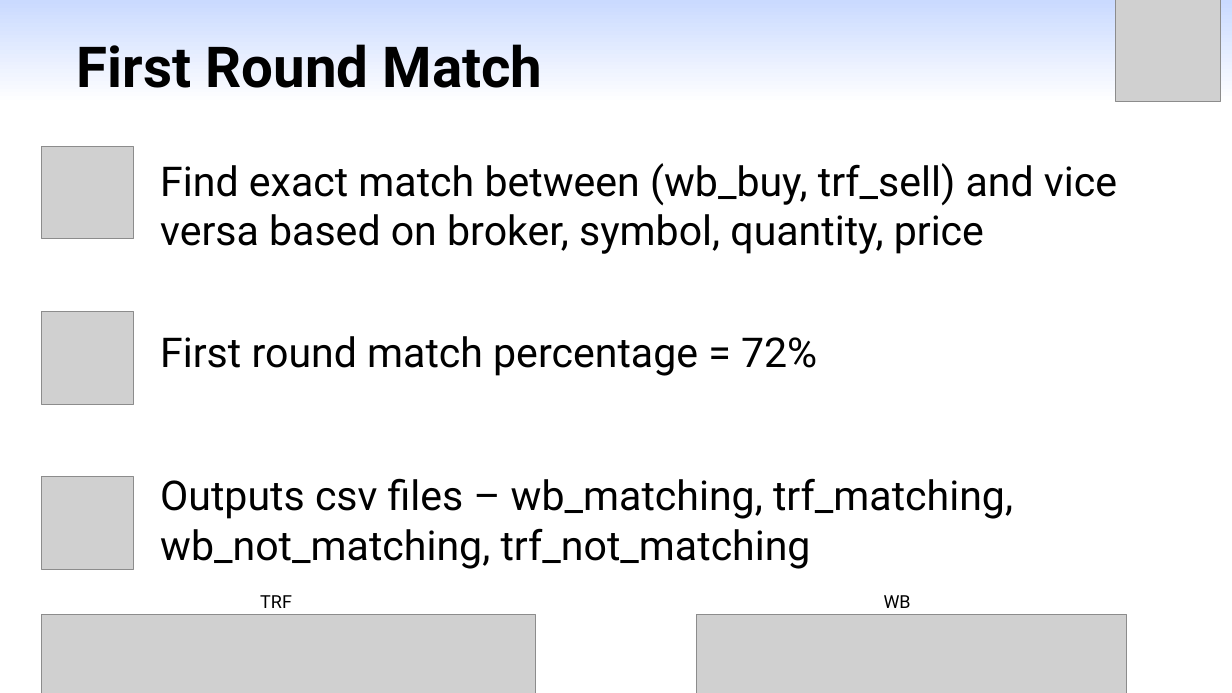
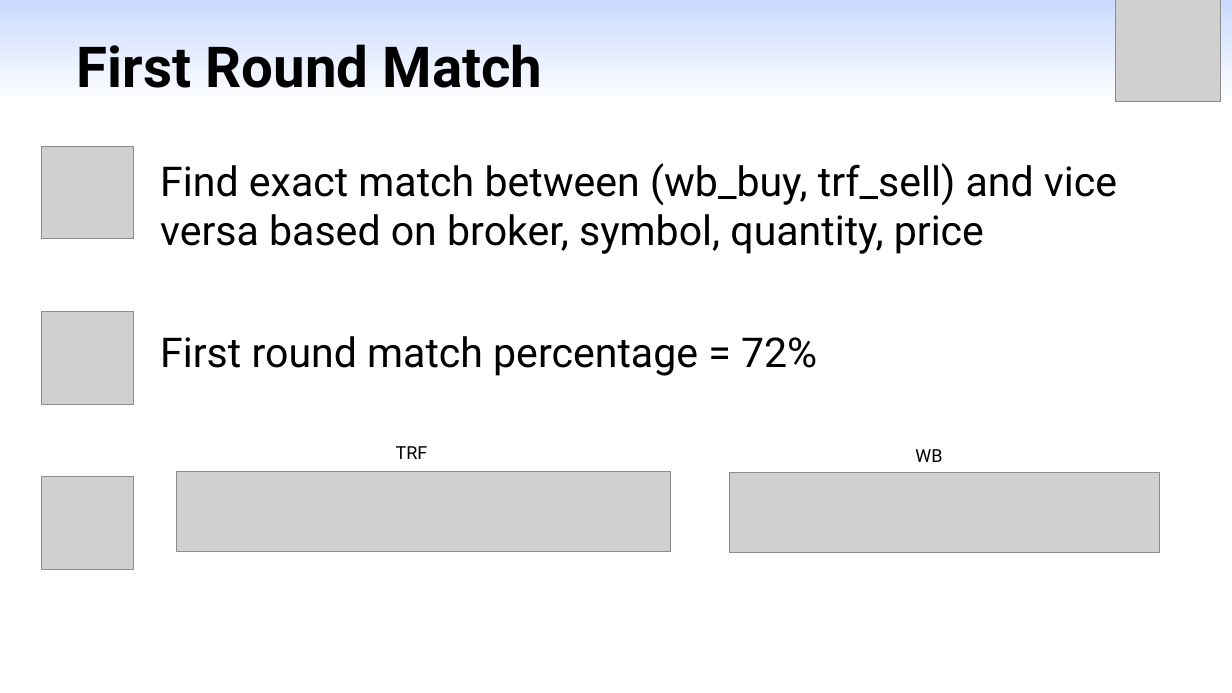
Before and after one commit to yangml103/webull_order_match, a slide deck: slide 6 of Presentation_Matching.pptx. Drawn at 1232x693 pixels with LibreOffice and Linux fonts; fonts in the diff are those of the drawing; grey boxes stand for pictures. Boxes give left, top, right and bottom in pixels: in the first picture for what was removed or moved away, otherwise in the second. Text is boxed around its words. In the diff, an @@ line names an element or a change of style, - is before the commit and + after.

```diff
--- a/Presentation_Matching.pptx
+++ b/Presentation_Matching.pptx
@@ text "TRF": place and size @@
-text "TRF" at (260, 595, 292, 608)
+text "TRF" at (396, 446, 428, 459)
@@ text "WB": place and size @@
-text "WB" at (884, 595, 911, 608)
+text "WB" at (915, 449, 942, 462)
@@ text removed at (160, 478, 1013, 569) @@
-Outputs csv files – wb_matching, trf_matching, wb_not_matching, trf_not_matching
@@ picture: place and size @@
-picture at (42, 615, 535, 693)
+picture at (177, 472, 670, 552)
@@ picture: place and size @@
-picture at (697, 615, 1128, 693)
+picture at (729, 472, 1160, 552)
```
Also in this commit, not shown: 5 other slides changed, 1 slide added, 14 other files.
